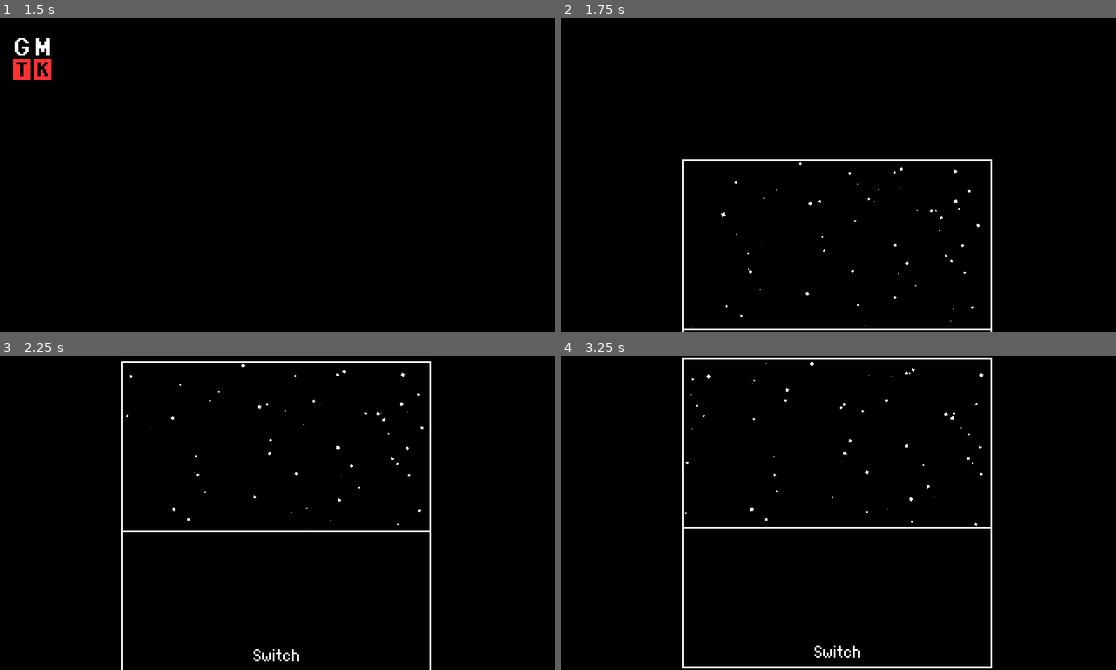
Above: before the commit, frames 1-4 (two rows, left to right).
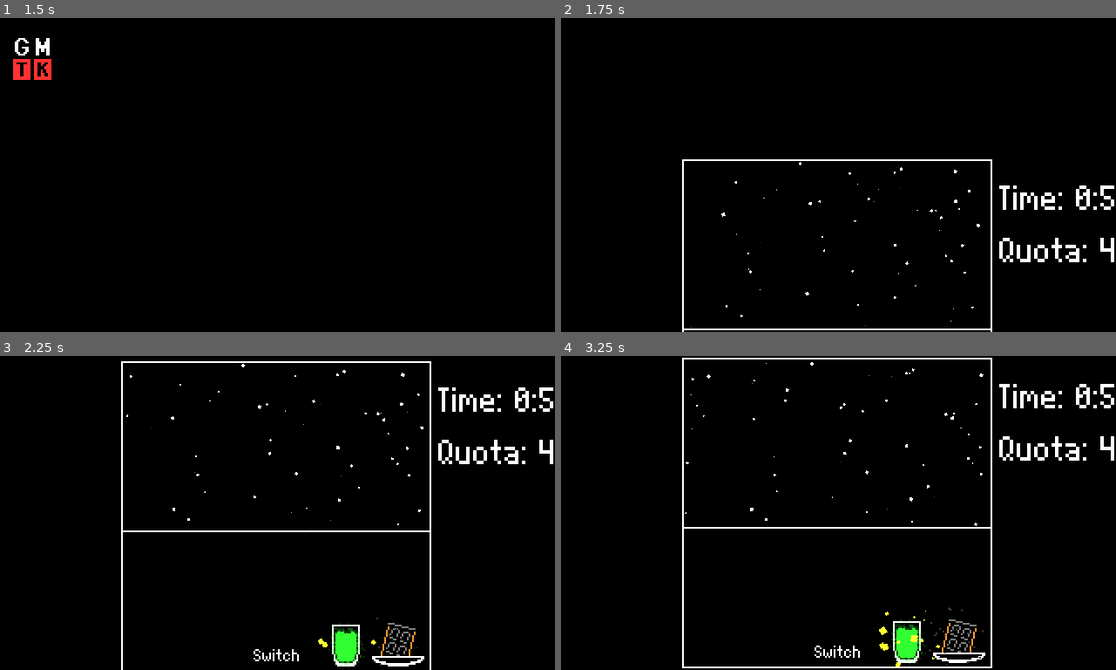
Above: after the commit, the same moments.

Repository: Banalian/BitBiscuit-GMTK2024
Game: Godot game, scene res://Scenes/main_menu.tscn
The game is run twice, just before and just after one commit, with the same random seed, the same clock (stepped at 60 frames per second) and the same inputs.
Inputs (mouse positions are in pixels of both pictures, inside the frame that each line leads up to):
- Up to frame 1 (1.5 s): click "Play" at 0.5 s; click "Play" at 1.25 s
- Up to frame 2 (1.75 s): no input
- Up to frame 3 (2.25 s): tap Enter at 2 s; move the mouse to (399, 497) at 2.02 s; click (399, 497) at 2.17 s
- Up to frame 4 (3.25 s): move the mouse to (727, 528) at 2.77 s; click (727, 528) at 2.92 s

Frame 1 is identical in both runs. In frame 2, 1.0% of the frame differs, in the area x 78-100%, y 53-78%; in frame 3, 2.0%; in frame 4, 2.1%, in the area x 57-100%, y 8-100%.

Commit message:
chore(*): Integration of all systems into the main scene

Diff:
--- a/Scenes/Gyms/bana_gym.tscn
+++ b/Scenes/Gyms/bana_gym.tscn
@@ -9,11 +9,7 @@
 [ext_resource type="Resource" uid="uid://bq5v7b0lj8ggw" path="res://Resources/Bases/building.tres" id="6_uwm81"]
 [ext_resource type="Resource" uid="uid://b4d11f5dmdks2" path="res://Resources/Containers/cup.tres" id="7_he073"]
 [ext_resource type="Resource" uid="uid://b2d4ccmmcd2vl" path="res://Resources/Additionals/ant.tres" id="8_lx8mu"]
-[ext_resource type="Script" path="res://Scripts/order_generator.gd" id="10_5gpj7"]
-[ext_resource type="Script" path="res://Scripts/game_manager.gd" id="10_11bek"]
-[ext_resource type="PackedScene" uid="uid://dpskv36p3tjfs" path="res://Scenes/mix_displayer.tscn" id="11_2afnp"]
-[ext_resource type="Script" path="res://Scripts/game_timer.gd" id="12_5d31o"]
-[ext_resource type="Script" path="res://Scripts/order_manager.gd" id="14_fw2fn"]
+[ext_resource type="PackedScene" uid="uid://dvrjdtpd7bw4n" path="res://Scenes/game_manager.tscn" id="10_nlac0"]
 [ext_resource type="PackedScene" uid="uid://52sp7r23y60o" path="res://Scenes/pause_handler.tscn" id="15_v72wu"]
 
 [node name="Control" type="Control"]
@@ -30,32 +26,18 @@
 
 [node name="ClientTile" parent="." node_paths=PackedStringArray("holder") instance=ExtResource("5_mdyf4")]
 layout_mode = 0
-anchors_preset = 0
-anchor_left = 0.0
-anchor_top = 0.0
-anchor_right = 0.0
-anchor_bottom = 0.0
 offset_left = 248.0
 offset_top = 1.0
 offset_right = 315.0
 offset_bottom = 32.0
-grow_horizontal = 1
-grow_vertical = 1
 holder = NodePath("../Holder")
 
 [node name="ClientTile2" parent="." node_paths=PackedStringArray("holder") instance=ExtResource("5_mdyf4")]
 layout_mode = 0
-anchors_preset = 0
-anchor_left = 0.0
-anchor_top = 0.0
-anchor_right = 0.0
-anchor_bottom = 0.0
 offset_left = 248.0
 offset_top = 41.0
 offset_right = 315.0
 offset_bottom = 72.0
-grow_horizontal = 1
-grow_vertical = 1
 text = "Client 2"
 holder = NodePath("../Holder")
 
@@ -68,67 +50,93 @@
 holder = NodePath("../Holder")
 
 [node name="Beer" parent="." instance=ExtResource("1_ku2gi")]
-position = Vector2(46, 85)
+layout_mode = 0
+anchors_preset = 0
+anchor_left = 0.0
+anchor_top = 0.0
+anchor_right = 0.0
+anchor_bottom = 0.0
+offset_left = 46.0
+offset_top = 85.0
+offset_right = 81.0
+offset_bottom = 142.0
+grow_horizontal = 1
+grow_vertical = 1
+text = ""
 ingredient_res = ExtResource("5_xtt3m")
 
 [node name="Building" parent="." instance=ExtResource("1_ku2gi")]
-position = Vector2(97, 85)
+layout_mode = 0
+anchors_preset = 0
+anchor_left = 0.0
+anchor_top = 0.0
+anchor_right = 0.0
+anchor_bottom = 0.0
+offset_left = 97.0
+offset_top = 85.0
+offset_right = 132.0
+offset_bottom = 142.0
+grow_horizontal = 1
+grow_vertical = 1
+text = ""
 ingredient_res = ExtResource("6_uwm81")
 
 [node name="Bowl" parent="." instance=ExtResource("1_ku2gi")]
-position = Vector2(98, 29)
+layout_mode = 0
+anchors_preset = 0
+anchor_left = 0.0
+anchor_top = 0.0
+anchor_right = 0.0
+anchor_bottom = 0.0
+offset_left = 98.0
+offset_top = 29.0
+offset_right = 133.0
+offset_bottom = 86.0
+grow_horizontal = 1
+grow_vertical = 1
+text = ""
 ingredient_res = ExtResource("6_pdhmi")
 
 [node name="Cup" parent="." instance=ExtResource("1_ku2gi")]
-position = Vector2(48, 29)
+layout_mode = 0
+anchors_preset = 0
+anchor_left = 0.0
+anchor_top = 0.0
+anchor_right = 0.0
+anchor_bottom = 0.0
+offset_left = 48.0
+offset_top = 29.0
+offset_right = 83.0
+offset_bottom = 86.0
+grow_horizontal = 1
+grow_vertical = 1
+text = ""
 ingredient_res = ExtResource("7_he073")
 
 [node name="Ant" parent="." instance=ExtResource("1_ku2gi")]
-position = Vector2(70, 147)
+layout_mode = 0
+anchors_preset = 0
+anchor_left = 0.0
+anchor_top = 0.0
+anchor_right = 0.0
+anchor_bottom = 0.0
+offset_left = 70.0
+offset_top = 147.0
+offset_right = 105.0
+offset_bottom = 204.0
+grow_horizontal = 1
+grow_vertical = 1
+text = ""
 ingredient_res = ExtResource("8_lx8mu")
 
-[node name="GameManager" type="Node" parent="." node_paths=PackedStringArray("game_timer", "order_generator", "order_manager", "order_num_label")]
-script = ExtResource("10_11bek")
-game_timer = NodePath("GameTimer")
-order_generator = NodePath("OrderGenerator")
-order_manager = NodePath("OrderManager")
-order_num_label = NodePath("OrderNumLabel")
+[node name="GameManager" parent="." instance=ExtResource("10_nlac0")]
 
-[node name="GameTimer" type="Node2D" parent="GameManager"]
-position = Vector2(151, 82)
-script = ExtResource("12_5d31o")
-
-[node name="Timer" type="Timer" parent="GameManager/GameTimer"]
-one_shot = true
-
-[node name="Label" type="Label" parent="GameManager/GameTimer"]
-offset_right = 40.0
-offset_bottom = 25.0
-
-[node name="OrderNumLabel" type="Label" parent="GameManager"]
-offset_left = 149.0
-offset_top = 114.0
-offset_right = 189.0
-offset_bottom = 139.0
-
-[node name="OrderGenerator" type="Node" parent="GameManager" node_paths=PackedStringArray("root_node")]
-script = ExtResource("10_5gpj7")
+[node name="OrderGenerator" parent="GameManager" index="2" node_paths=PackedStringArray("root_node")]
 root_node = NodePath("../..")
 
-[node name="OrderManager" type="Node" parent="GameManager" node_paths=PackedStringArray("root_node", "mix_displayer1", "mix_displayer2")]
-script = ExtResource("14_fw2fn")
+[node name="OrderManager" parent="GameManager" index="3" node_paths=PackedStringArray("root_node")]
 root_node = NodePath("../..")
-mix_displayer1 = NodePath("OrderDisplay1")
-mix_displayer2 = NodePath("OrderDisplay2")
 
-[node name="OrderDisplay1" parent="GameManager/OrderManager" instance=ExtResource("11_2afnp")]
-position = Vector2(152, 15)
+[node name="PauseHandler" parent="." instance=ExtResource("15_v72wu")]
 
-[node name="OrderDisplay2" parent="GameManager/OrderManager" instance=ExtResource("11_2afnp")]
-position = Vector2(194, 15)
-
-[node name="PauseHandler" parent="." node_paths=PackedStringArray("_timers") instance=ExtResource("15_v72wu")]
-_timers = [NodePath("../GameManager/GameTimer/Timer")]
-
-[connection signal="timeout" from="GameManager/GameTimer/Timer" to="GameManager" method="_on_timer_end"]
-[connection signal="order_completed" from="GameManager/OrderManager" to="GameManager" method="_on_order_completed"]
+[editable path="GameManager"]
--- a/Scenes/abstract_ingredient.tscn
+++ b/Scenes/abstract_ingredient.tscn
@@ -20,3 +20,5 @@
 icon_alignment = 1
 vertical_icon_alignment = 0
 script = ExtResource("1_oeb5v")
+
+[connection signal="gui_input" from="." to="." method="_on_Button_gui_input"]
--- a/Scenes/client_tile.tscn
+++ b/Scenes/client_tile.tscn
@@ -1,26 +1,19 @@
-[gd_scene load_steps=3 format=3 uid="uid://2ei4vqct5fgr"]
+[gd_scene load_steps=4 format=3 uid="uid://2ei4vqct5fgr"]
 
+[ext_resource type="Texture2D" uid="uid://bd1lr63p43a63" path="res://Assets/Textures/UI/ItemFrame.png" id="1_5jjj4"]
 [ext_resource type="Script" path="res://Scripts/client_tile.gd" id="1_wp7yl"]
 [ext_resource type="PackedScene" uid="uid://dpskv36p3tjfs" path="res://Scenes/mix_displayer.tscn" id="2_nex46"]
 
 [node name="ClientTile" type="Button"]
-anchors_preset = 8
-anchor_left = 0.5
-anchor_top = 0.5
-anchor_right = 0.5
-anchor_bottom = 0.5
-offset_left = -33.5
-offset_top = -15.5
-offset_right = 33.5
-offset_bottom = 15.5
-grow_horizontal = 2
-grow_vertical = 2
+offset_right = 39.0
+offset_bottom = 36.0
 action_mode = 0
-text = "Client 1"
+icon = ExtResource("1_5jjj4")
+icon_alignment = 1
 script = ExtResource("1_wp7yl")
 
 [node name="MixDisplayer" parent="." instance=ExtResource("2_nex46")]
-position = Vector2(32.5, 37.5)
+position = Vector2(20, 18)
 
 [connection signal="client_mix_changed" from="." to="MixDisplayer" method="set_mix"]
 [connection signal="pressed" from="." to="." method="_on_client_tile_pressed"]
--- /dev/null
+++ b/Scenes/game_manager.tscn
@@ -0,0 +1,50 @@
+[gd_scene load_steps=6 format=3 uid="uid://dvrjdtpd7bw4n"]
+
+[ext_resource type="Script" path="res://Scripts/game_manager.gd" id="1_822bj"]
+[ext_resource type="Script" path="res://Scripts/game_timer.gd" id="2_jpp0i"]
+[ext_resource type="Script" path="res://Scripts/order_generator.gd" id="3_75lou"]
+[ext_resource type="Script" path="res://Scripts/order_manager.gd" id="4_e0hoh"]
+[ext_resource type="PackedScene" uid="uid://dpskv36p3tjfs" path="res://Scenes/mix_displayer.tscn" id="5_4xh1p"]
+
+[node name="GameManager" type="Node" node_paths=PackedStringArray("game_timer", "order_generator", "order_manager", "order_num_label")]
+script = ExtResource("1_822bj")
+game_timer = NodePath("GameTimer")
+order_generator = NodePath("OrderGenerator")
+order_manager = NodePath("OrderManager")
+order_num_label = NodePath("OrderNumLabel")
+
+[node name="GameTimer" type="Node2D" parent="."]
+position = Vector2(151, 82)
+script = ExtResource("2_jpp0i")
+
+[node name="Timer" type="Timer" parent="GameTimer"]
+one_shot = true
+
+[node name="Label" type="Label" parent="GameTimer"]
+offset_right = 40.0
+offset_bottom = 25.0
+
+[node name="OrderNumLabel" type="Label" parent="."]
+offset_left = 149.0
+offset_top = 114.0
+offset_right = 189.0
+offset_bottom = 139.0
+
+[node name="OrderGenerator" type="Node" parent="." node_paths=PackedStringArray("root_node")]
+script = ExtResource("3_75lou")
+root_node = NodePath("")
+
+[node name="OrderManager" type="Node" parent="." node_paths=PackedStringArray("root_node", "mix_displayer1", "mix_displayer2")]
+script = ExtResource("4_e0hoh")
+root_node = NodePath("")
+mix_displayer1 = NodePath("OrderDisplay1")
+mix_displayer2 = NodePath("OrderDisplay2")
+
+[node name="OrderDisplay1" parent="OrderManager" instance=ExtResource("5_4xh1p")]
+position = Vector2(152, 15)
+
+[node name="OrderDisplay2" parent="OrderManager" instance=ExtResource("5_4xh1p")]
+position = Vector2(194, 15)
+
+[connection signal="timeout" from="GameTimer/Timer" to="." method="_on_timer_end"]
+[connection signal="order_completed" from="OrderManager" to="." method="_on_order_completed"]
--- a/Scenes/main.tscn
+++ b/Scenes/main.tscn
@@ -1,7 +1,8 @@
-[gd_scene load_steps=32 format=3 uid="uid://ca53ofrpltb0o"]
+[gd_scene load_steps=38 format=3 uid="uid://ca53ofrpltb0o"]
 
 [ext_resource type="Script" path="res://Scripts/main.gd" id="1_o11dq"]
 [ext_resource type="PackedScene" uid="uid://djedvt6g0ujyd" path="res://Scenes/client.tscn" id="2_locgf"]
+[ext_resource type="PackedScene" uid="uid://2ei4vqct5fgr" path="res://Scenes/client_tile.tscn" id="3_q87b0"]
 [ext_resource type="PackedScene" uid="uid://yjttqehhf2w4" path="res://Scenes/abstract_ingredient.tscn" id="3_xeuuf"]
 [ext_resource type="Resource" uid="uid://cdwrdu3mfv1y5" path="res://Resources/Bases/planet.tres" id="4_ivq56"]
 [ext_resource type="Texture2D" uid="uid://dj10s5c0l6dv6" path="res://Assets/Textures/Ingredients/Stations/Planet.png" id="4_kfe4g"]
@@ -17,6 +18,11 @@
 [ext_resource type="Resource" uid="uid://d1jvhuxivkcoe" path="res://Resources/Bases/uranium_juice.tres" id="14_smvgv"]
 [ext_resource type="Resource" uid="uid://p4b25y6w3jws" path="res://Resources/Bases/diethyl_ether.tres" id="15_be7sa"]
 [ext_resource type="Resource" uid="uid://dhe38oi674gn" path="res://Resources/Bases/beer.tres" id="16_b56b8"]
+[ext_resource type="PackedScene" uid="uid://dvrjdtpd7bw4n" path="res://Scenes/game_manager.tscn" id="18_2d58t"]
+[ext_resource type="PackedScene" uid="uid://dv7o36lwhf2h3" path="res://Scenes/trash.tscn" id="18_qmnna"]
+[ext_resource type="PackedScene" uid="uid://52sp7r23y60o" path="res://Scenes/pause_handler.tscn" id="19_c7j6o"]
+[ext_resource type="PackedScene" uid="uid://u3lfp7bvh8v6" path="res://Scenes/mix_holder.tscn" id="22_irysh"]
+[ext_resource type="Texture2D" uid="uid://bd1lr63p43a63" path="res://Assets/Textures/UI/ItemFrame.png" id="23_nlf32"]
 
 [sub_resource type="StyleBoxFlat" id="StyleBoxFlat_auejg"]
 bg_color = Color(1, 1, 1, 0)
@@ -181,6 +187,22 @@
 size_flags_vertical = 4
 theme_override_styles/panel = SubResource("StyleBoxFlat_auejg")
 
+[node name="ClientTile" parent="ViewBottom" node_paths=PackedStringArray("holder") instance=ExtResource("3_q87b0")]
+layout_mode = 0
+offset_left = 102.0
+offset_top = 5.0
+offset_right = 141.0
+offset_bottom = 41.0
+holder = NodePath("../../Holder")
+
+[node name="ClientTile2" parent="ViewBottom" node_paths=PackedStringArray("holder") instance=ExtResource("3_q87b0")]
+layout_mode = 0
+offset_left = 137.0
+offset_top = 5.0
+offset_right = 176.0
+offset_bottom = 41.0
+holder = NodePath("../../Holder")
+
 [node name="MarginContainer" type="MarginContainer" parent="ViewBottom"]
 layout_mode = 1
 anchors_preset = 15
@@ -217,6 +239,7 @@
 [node name="VBoxContainer" type="VBoxContainer" parent="ViewBottom/MarginContainer2"]
 layout_mode = 2
 size_flags_vertical = 8
+mouse_filter = 2
 theme_override_constants/separation = -6
 
 [node name="VBoxContainer" type="VBoxContainer" parent="ViewBottom/MarginContainer2/VBoxContainer"]
@@ -416,5 +439,59 @@
 mouse_filter = 2
 theme_override_styles/panel = SubResource("StyleBoxFlat_auejg")
 
+[node name="Trash" parent="ViewBottom" node_paths=PackedStringArray("holder") instance=ExtResource("18_qmnna")]
+layout_mode = 1
+offset_left = 2.0
+offset_top = 2.0
+offset_right = 41.0
+offset_bottom = 36.0
+holder = NodePath("../../Holder")
+
+[node name="GameManager" parent="." instance=ExtResource("18_2d58t")]
+
+[node name="GameTimer" parent="GameManager" index="0"]
+position = Vector2(253, 10)
+
+[node name="OrderNumLabel" parent="GameManager" index="1"]
+offset_left = 253.0
+offset_top = 40.0
+offset_right = 293.0
+offset_bottom = 65.0
+
+[node name="OrderGenerator" parent="GameManager" index="2" node_paths=PackedStringArray("root_node")]
+root_node = NodePath("../..")
+
+[node name="OrderManager" parent="GameManager" index="3" node_paths=PackedStringArray("root_node")]
+root_node = NodePath("../..")
+
+[node name="OrderDisplay1" parent="GameManager/OrderManager" index="0"]
+position = Vector2(200, 160)
+
+[node name="OrderDisplay2" parent="GameManager/OrderManager" index="1"]
+position = Vector2(230, 160)
+
+[node name="PauseHandler" parent="." node_paths=PackedStringArray("_timers") instance=ExtResource("19_c7j6o")]
+_timers = [NodePath("../GameManager/GameTimer/Timer")]
+
+[node name="Holder" parent="." node_paths=PackedStringArray("root_node") instance=ExtResource("22_irysh")]
+position = Vector2(285, 330)
+root_node = NodePath("..")
+
+[node name="TextureRect" type="TextureRect" parent="Holder"]
+anchors_preset = 8
+anchor_left = 0.5
+anchor_top = 0.5
+anchor_right = 0.5
+anchor_bottom = 0.5
+offset_left = -20.0
+offset_top = -20.0
+offset_right = 20.0
+offset_bottom = 20.0
+grow_horizontal = 2
+grow_vertical = 2
+texture = ExtResource("23_nlf32")
+
 [connection signal="pressed" from="ViewTop/MarginContainer/ViewButton" to="." method="_on_view_button_pressed"]
 [connection signal="pressed" from="ViewBottom/MarginContainer/ViewButton" to="." method="_on_view_button_pressed"]
+
+[editable path="GameManager"]
--- a/Scenes/trash.tscn
+++ b/Scenes/trash.tscn
@@ -8,11 +8,10 @@
 offset_top = 52.0
 offset_right = 281.0
 offset_bottom = 83.0
+tooltip_text = "Trash"
 action_mode = 0
-text = "Trash"
 icon = ExtResource("1_llql4")
 icon_alignment = 1
-vertical_icon_alignment = 0
 script = ExtResource("1_eiyr5")
 
 [connection signal="pressed" from="." to="." method="_on_trash_tile_pressed"]
--- a/Scripts/game_manager.gd
+++ b/Scripts/game_manager.gd
@@ -11,9 +11,9 @@
 
 class Round:
 	# Allowed time in second to complete the minimum quota for the round
-	var allowed_time:= 15.0
+	var allowed_time:= 60
 	# Minimum amount of order required to complete the Round
-	var order_quota:= 2
+	var order_quota:= 5
 
 var rounds: Array[Round] = []
 
@@ -25,9 +25,10 @@
 
 
 func _init() -> void:
+	# UGLY, but do the data init for the rounds here
 	var round1 = Round.new()
 	var round2 = Round.new()
-	round2.order_quota = 3
+	round2.order_quota = 15
 	rounds.append(round1)
 	rounds.append(round2)
 	rounds.append(Round.new())
@@ -38,10 +39,10 @@
 	start_round(rounds[_current_round])
 
 
-func start_round(round: Round):
+func start_round(new_round: Round):
 	_completed_order = 0
 	_in_round = true
-	game_timer.start_timer(round.allowed_time)
+	game_timer.start_timer(new_round.allowed_time)
 	var mixes = order_generator.generate_mixes()
 	order_manager.setup_order(mixes)
 	_update_label()
--- a/Scripts/ingredient_holder.gd
+++ b/Scripts/ingredient_holder.gd
@@ -19,17 +19,16 @@
 
 
 func connect_all_ingredients():
-	var buttons = []
-	for child in root_node.get_children():
+	var buttons: Array[IngredientButton] = []
+	for child in root_node.find_children("*", "IngredientButton"):
 		if child is IngredientButton:
 			buttons.append(child)
 	# manually connect their signal to us, if it's not already done
 	for button in buttons :
-		var ing_button = button as IngredientButton
-		if not ing_button in _connected_buttons:
-			ing_button.connect(ing_button.added_ingredient.get_name(), add_ingredient)
-			ing_button.connect(ing_button.removed_ingredient.get_name(), remove_ingredient)
-			_connected_buttons.append(ing_button)
+		if not button in _connected_buttons:
+			button.connect(button.added_ingredient.get_name(), add_ingredient)
+			button.connect(button.removed_ingredient.get_name(), remove_ingredient)
+			_connected_buttons.append(button)
 
 
 func add_ingredient(ingredient: Ingredient):
--- a/Scripts/order_generator.gd
+++ b/Scripts/order_generator.gd
@@ -85,7 +85,7 @@
 # Get ingredients available in the current level to determine what can be done
 func _get_available_ingredients():
 	var ingredients := []
-	for child in root_node.get_children():
+	for child in root_node.find_children("*", "IngredientButton"):
 		if child is IngredientButton:
 			ingredients.append(child.ingredient_res as Ingredient)
 	return ingredients
--- a/Scripts/order_manager.gd
+++ b/Scripts/order_manager.gd
@@ -34,6 +34,7 @@
 
 
 func check_orders_state():
+	print("checking order state")
 	_checking = true
 	var correct_mix:= 0
 	for order in _current_order:
@@ -52,7 +53,7 @@
 		client_tile.erase_mix()
 
 
-func _on_mix_changed(mix: Mix):
+func _on_mix_changed(_mix: Mix):
 	if not _checking:
 		# Prevents a stack overflow because somehow only sometimes we end up in a stack overflow when checking and clearing stuff
 		check_orders_state()
@@ -65,6 +66,5 @@
 
 func _get_all_client_tiles():
 	_client_tiles = []
-	for child in root_node.get_children():
-		if child is ClientTile:
-			_client_tiles.append(child as ClientTile)
+	for child in root_node.find_children("*", "ClientTile"):
+		_client_tiles.append(child)
Binary file added: Assets/Textures/UI/ItemFrame.png
Not shown, added: Assets/Textures/UI/ItemFrame.png.import
Not shown: 1 places in Scenes/Gyms/bana_gym.tscn that only renumber resources
